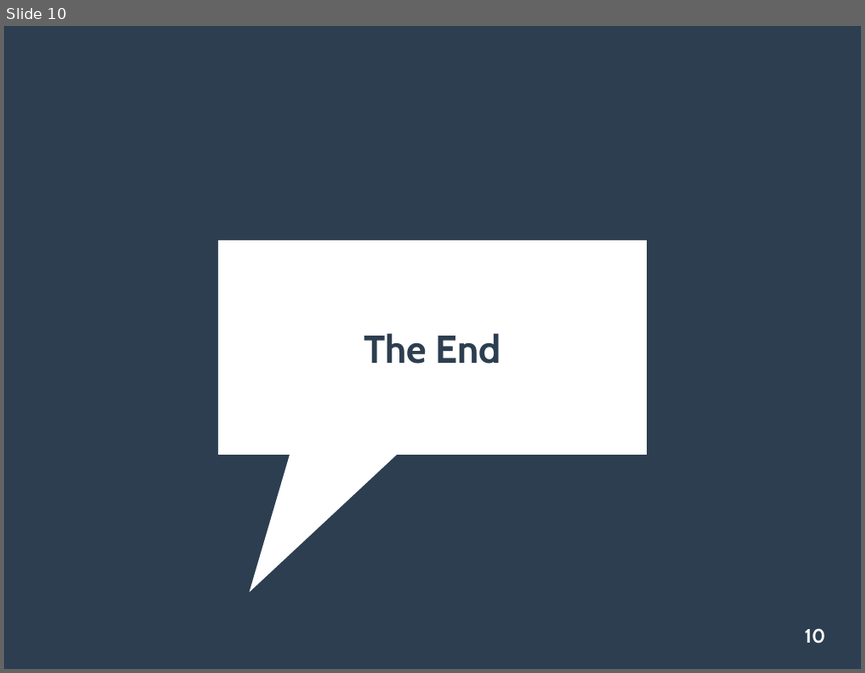
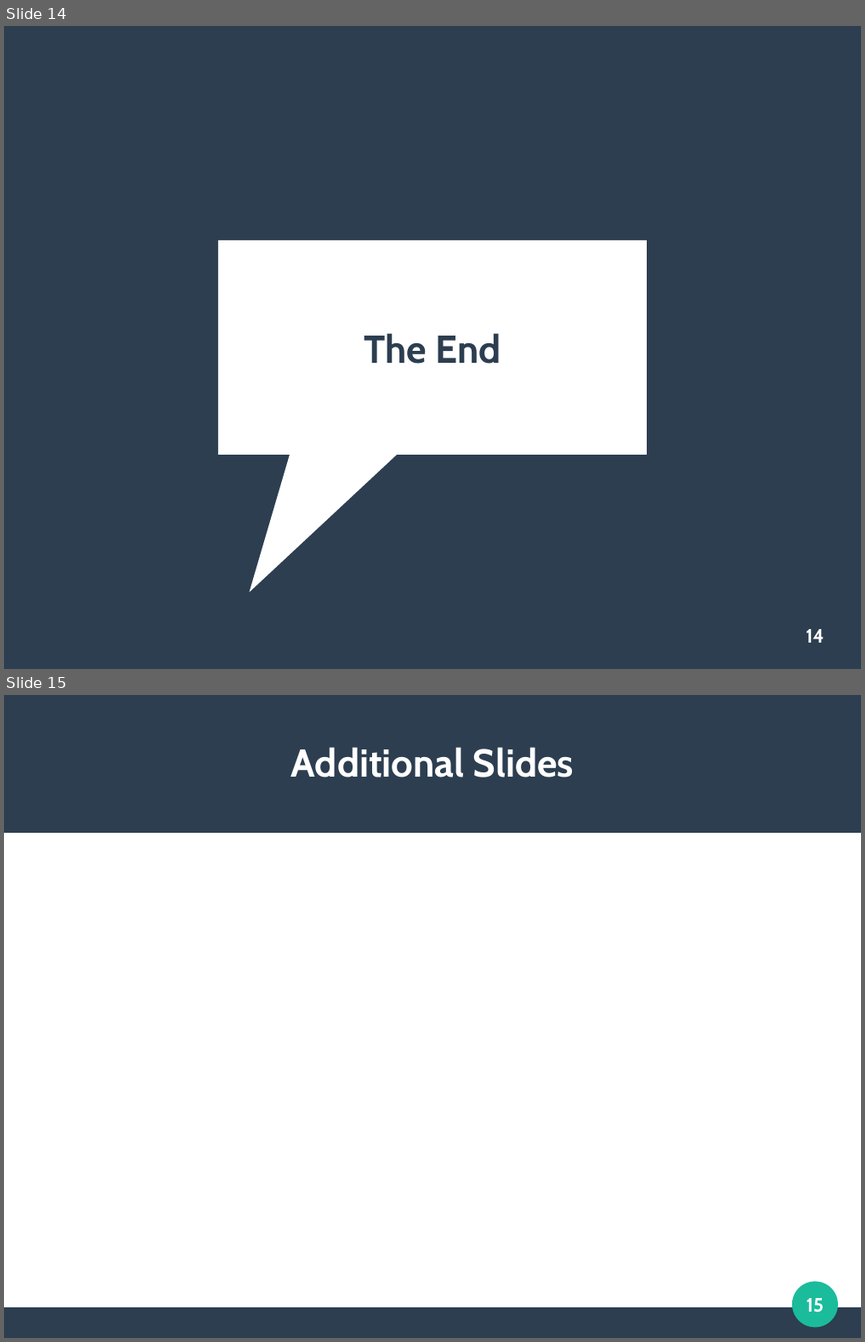
Before and after one commit to clemente-lab/mmeds-meta, a slide deck: sql/mmeds.odp. Shown one above the other, each under a label of ours: slide 10 before the commit, slides 14 and 15 after it. The pictures are 865x673 and 865x1342 pixels, drawn with LibreOffice and Linux fonts; fonts in the diff are those of the drawing. Boxes give left, top, right and bottom in pixels: in the first picture for what was removed or moved away, otherwise in the second. Text is boxed around its words. In the diff, an @@ line names an element or a change of style, - is before the commit and + after.

```diff
--- a/sql/mmeds.odp
+++ b/sql/mmeds.odp
@@ slide 15 added at [4,695,861,1338], background #FFFFFF @@
@@ rectangle added at [4,695,861,833], fill #2C3E50 @@
@@ title added at [291,747,574,777], 36 pt, text #FFFFFF, bold @@
+Additional Slides
@@ ellipse added at [793,1281,838,1327], fill #1ABC9C @@
@@ page number added at [806,1298,824,1312], 18 pt, text #FFFFFF, bold @@
+15
@@ rectangle added at [4,1307,861,1338], fill #2C3E50 @@
@@ what was slide 10 is now slide 14 @@
@@ page number at [806,629,824,642]: text changed @@
-10
+14
```
Also in this commit, not shown: 3 slides changed, 5 other slides added, 5 other files.
